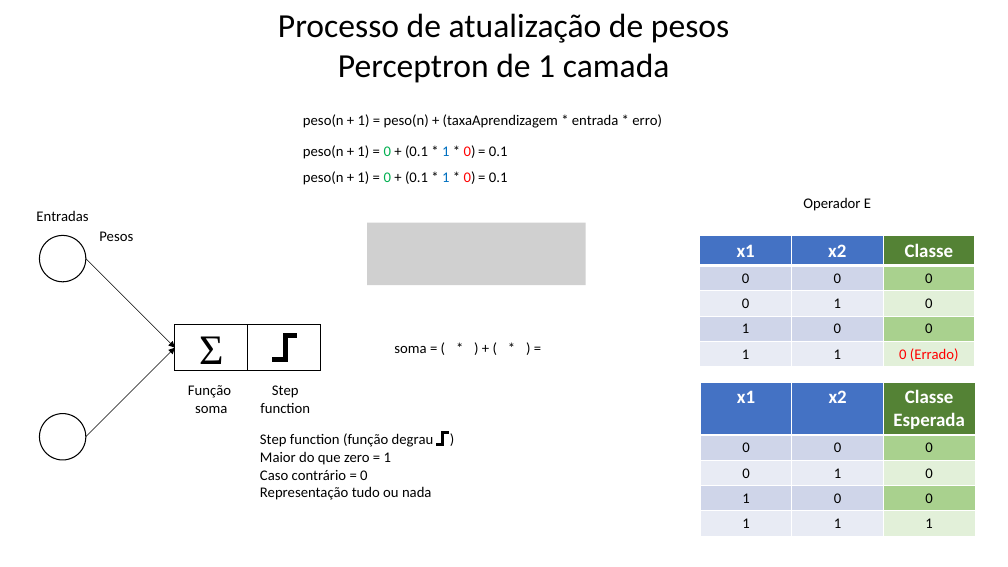
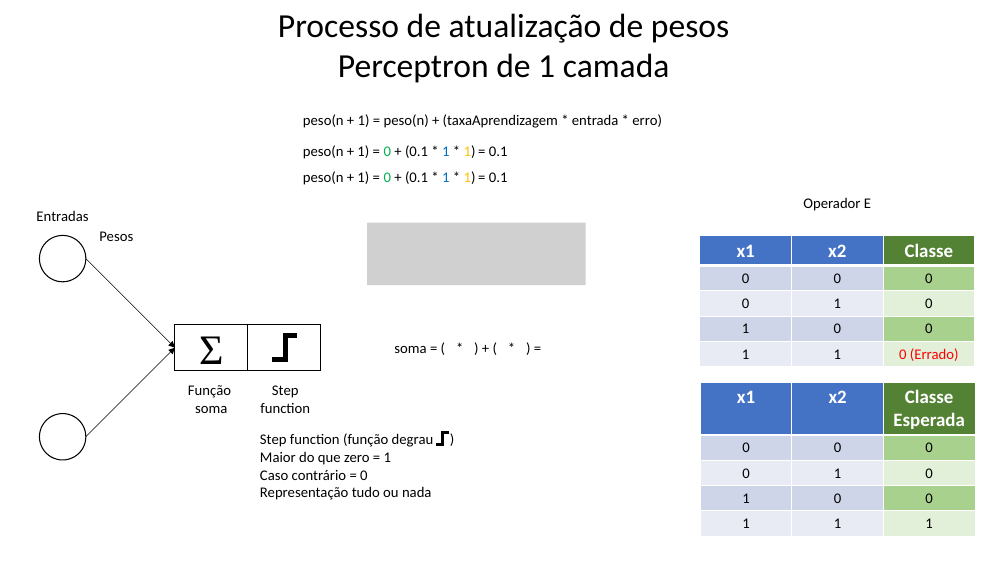
Before and after one commit to santclear/ai-and-data-science-studies, a slide deck: slide 9 of redes neurais - implementacoes sem frameworks/02 - slide - perceptron de 1 camada - processo de atualizacao de pesos.pptx. Drawn at 1008x567 pixels with LibreOffice and Linux fonts; fonts in the diff are those of the drawing; grey boxes stand for pictures. Boxes give left, top, right and bottom in pixels: in the first picture for what was removed or moved away, otherwise in the second. Text is boxed around its words. In the diff, an @@ line names an element or a change of style, - is before the commit and + after.

```diff
--- a/redes neurais - implementacoes sem frameworks/02 - slide - perceptron de 1 camada - processo de atualizacao de pesos.pptx
+++ b/redes neurais - implementacoes sem frameworks/02 - slide - perceptron de 1 camada - processo de atualizacao de pesos.pptx
@@ text at bbox=[303, 145, 476, 159]: text changed @@
-peso(n + 1) = 0 + (0.1 * 1 * 0)
+peso(n + 1) = 0 + (0.1 * 1 * 1)
@@ text at bbox=[303, 171, 476, 185]: text changed @@
-peso(n + 1) = 0 + (0.1 * 1 * 0)
+peso(n + 1) = 0 + (0.1 * 1 * 1)
```
Also in this commit, not shown: 2 other slides changed.
